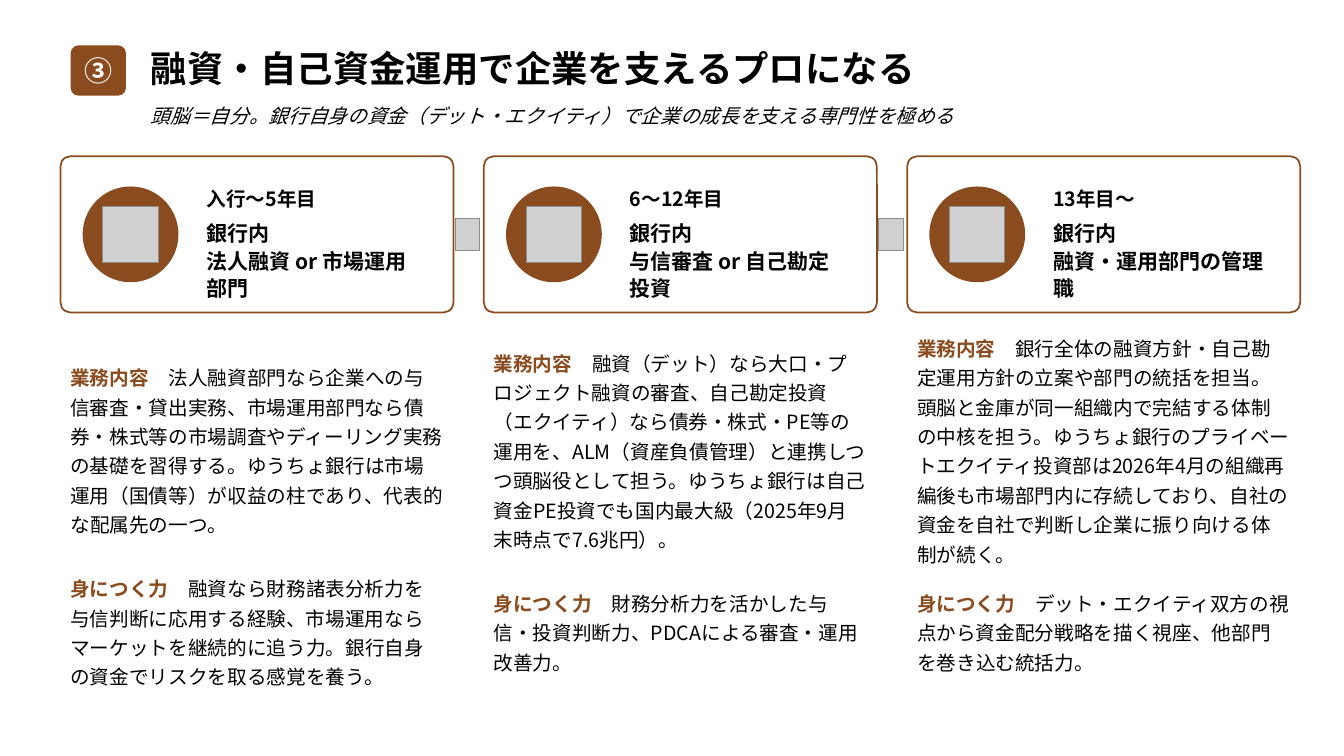
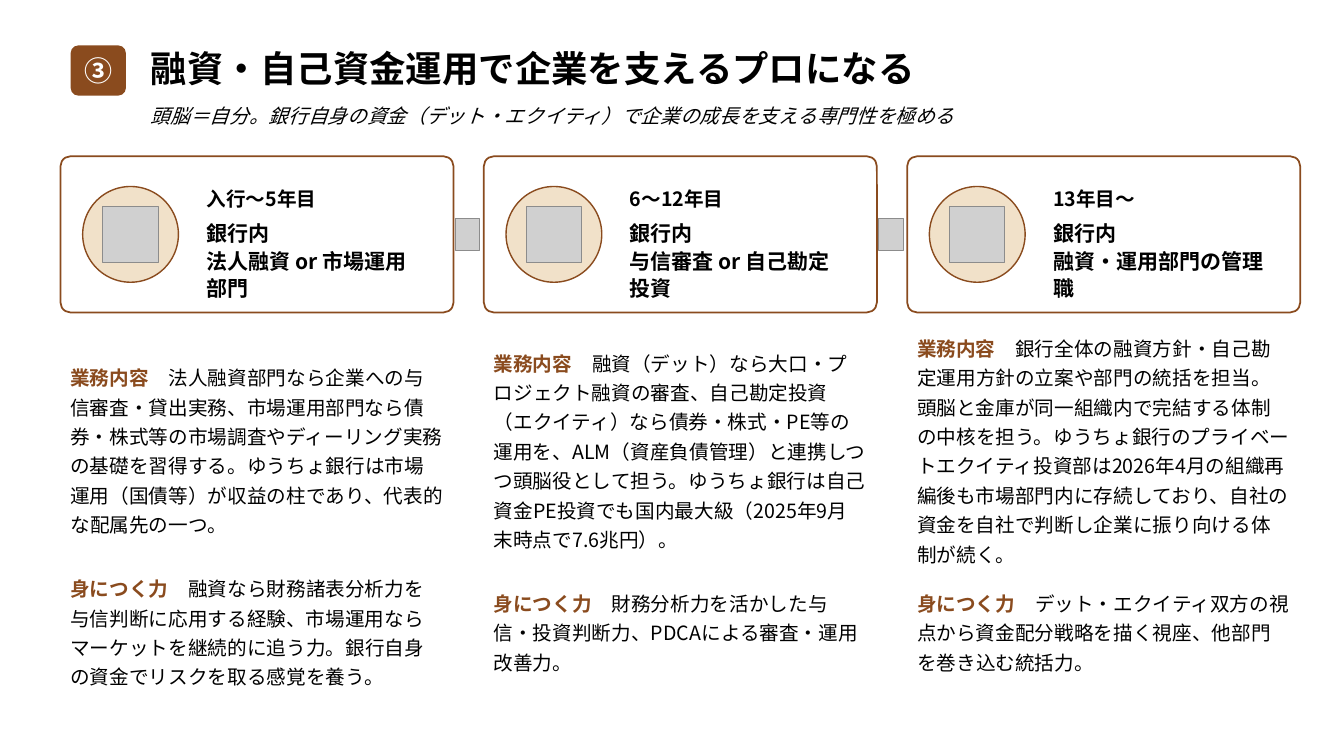
Before and after one commit to nasukazunori/NasuVault2, a slide deck: slide 7 of 信吾/銀行研究/添付ファイル/信託銀行キャリア形成モデル.pptx. Drawn at 1344x756 pixels with LibreOffice and Linux fonts; fonts in the diff are those of the drawing; grey boxes stand for pictures. Boxes give left, top, right and bottom in pixels: in the first picture for what was removed or moved away, otherwise in the second. Text is boxed around its words. In the diff, an @@ line names an element or a change of style, - is before the commit and + after.

```diff
--- a/信吾/銀行研究/添付ファイル/信託銀行キャリア形成モデル.pptx
+++ b/信吾/銀行研究/添付ファイル/信託銀行キャリア形成モデル.pptx
@@ fill #8A4B1E to #F1E1C9; outline none to #8A4B1E 1 pt in 3 elements at [83,187,178,282], [506,187,602,282], [930,187,1025,282] @@
```
Also in this commit, not shown: 4 other slides changed, 1 other file.
